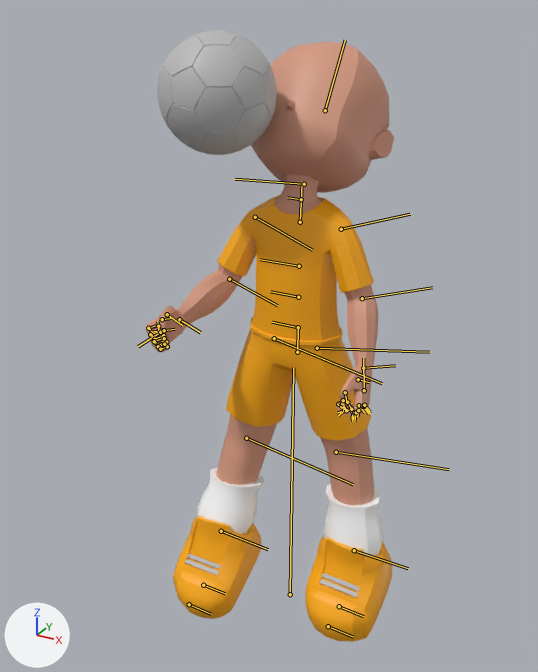
Two versions of the FBX model Assets/Art/Animations/Ombrada.fbx, one commit apart.
The view is the same before and after, from a camera (50 mm lens) standing at (0.908, -1.805, 1.868) and looking at (-0.078, -0.012, 0.971). Lighting does not change. The marker at lower left points along +X, +Y and +Z. Both versions are drawn at frame 12 of the action 'Ombrada'; the numbers are the values there. The bones that bend it are drawn over the model as lines.

The first picture shows 'Corpo_Base_MESH', 'Roupa_MESH', 'pSolid5'.
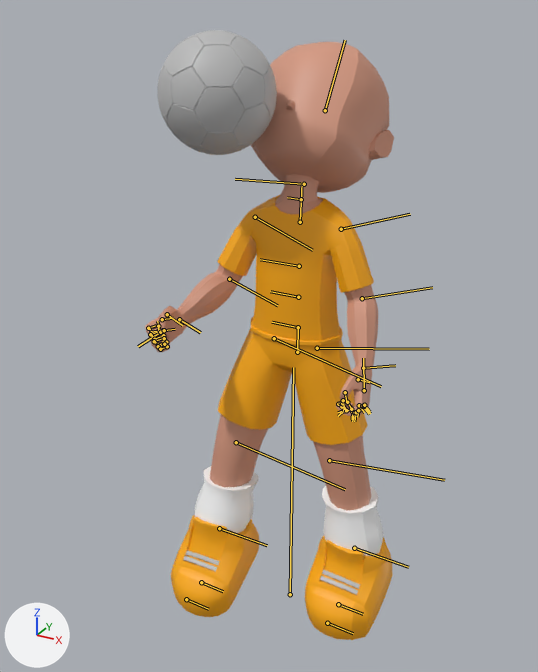
Diff of the bpy script that builds the scene:
```diff
--- a/Assets/Art/Animations/Ombrada.fbx.py
+++ b/Assets/Art/Animations/Ombrada.fbx.py
@@ bone_e_coxa_jnt @@
 bone_e_coxa_jnt = bpy.data.objects['Joint_GRP'].pose.bones['E_Coxa_JNT']  # child of 'Pelvis_JNT'
-bone_e_coxa_jnt.rotation_quaternion = (0.994, 0.038, 0.104, -0.014)  # degrees (4, 12, -1)
+bone_e_coxa_jnt.rotation_quaternion = (0.999, 0.039, 0.026, -0.006)  # degrees (4, 3, -1)
@@ bone_e_joelho_jnt @@
 bone_e_joelho_jnt = bpy.data.objects['Joint_GRP'].pose.bones['E_Joelho_JNT']  # child of 'E_Coxa_JNT'
-bone_e_joelho_jnt.rotation_quaternion = (0.99, 0.002, -0.139, 0.016)  # degrees (0, -16, 2)
+bone_e_joelho_jnt.rotation_quaternion = (1.0, 0.0, 0.015, -0.002)  # degrees (0, 2, 0)
@@ bone_e_tornozelo_jnt @@
 bone_e_tornozelo_jnt = bpy.data.objects['Joint_GRP'].pose.bones['E_Tornozelo_JNT']  # child of 'E_Joelho_JNT'
-bone_e_tornozelo_jnt.rotation_quaternion = (0.959, -0.029, 0.279, 0.04)  # degrees (-2, 33, 4)
+bone_e_tornozelo_jnt.rotation_quaternion = (0.982, -0.018, 0.187, 0.022)  # degrees (-2, 22, 2)
@@ bone_d_coxa_jnt @@
 bone_d_coxa_jnt = bpy.data.objects['Joint_GRP'].pose.bones['D_Coxa_JNT']  # child of 'Pelvis_JNT'
-bone_d_coxa_jnt.rotation_quaternion = (0.999, 0.033, 0.011, -0.011)  # degrees (4, 1, -1)
+bone_d_coxa_jnt.rotation_quaternion = (0.996, 0.034, -0.08, 0.001)  # degrees (4, -9, 0)
@@ bone_d_joelho_jnt @@
 bone_d_joelho_jnt = bpy.data.objects['Joint_GRP'].pose.bones['D_Joelho_JNT']  # child of 'D_Coxa_JNT'
-bone_d_joelho_jnt.rotation_quaternion = (0.99, 0.002, -0.139, 0.016)  # degrees (0, -16, 2)
+bone_d_joelho_jnt.rotation_quaternion = (1.0, 0.0, 0.031, -0.004)  # degrees (0, 4, 0)
@@ bone_d_tornozelo_jnt @@
 bone_d_tornozelo_jnt = bpy.data.objects['Joint_GRP'].pose.bones['D_Tornozelo_JNT']  # child of 'D_Joelho_JNT'
-bone_d_tornozelo_jnt.rotation_quaternion = (0.926, -0.039, 0.372, 0.057)  # degrees (-2, 44, 6)
+bone_d_tornozelo_jnt.rotation_quaternion = (0.961, -0.031, 0.272, 0.037)  # degrees (-3, 32, 4)
@@ bone_d_meio_pe_jnt @@
 bone_d_meio_pe_jnt = bpy.data.objects['Joint_GRP'].pose.bones['D_Meio_Pe_JNT']  # child of 'D_Tornozelo_JNT'
-bone_d_meio_pe_jnt.rotation_quaternion = (0.988, -0.007, -0.151, -0.009)  # degrees (-1, -17, -1)
+bone_d_meio_pe_jnt.rotation_quaternion = (0.981, -0.001, -0.193, -0.002)  # degrees (0, -22, 0)
```

What differs and where, as boxes [x1, y1, x2, y2] in the pictures (538 x 672 px):
'Roupa_MESH', posed: before [173, 195, 392, 642]; after [171, 195, 393, 640]
'Corpo_Base_MESH', posed: before [145, 42, 394, 505]; after [145, 42, 394, 511]
bone 'E_Coxa_JNT', root to tip: before (317, 348) to (429, 352); after (317, 348) to (429, 349)
bone 'E_Joelho_JNT', root to tip: before (336, 452) to (449, 469); after (329, 460) to (444, 480)
bone 'E_Tornozelo_JNT', root to tip: before (354, 550) to (408, 568); after (354, 548) to (408, 567)
bone 'D_Coxa_JNT', root to tip: before (274, 338) to (382, 383); after (274, 338) to (381, 386)
bone 'D_Joelho_JNT', root to tip: before (246, 438) to (353, 484); after (236, 442) to (345, 489)
bone 'D_Tornozelo_JNT', root to tip: before (221, 531) to (268, 549); after (219, 528) to (267, 545)
bone 'D_Meio_Pe_JNT', root to tip: before (203, 585) to (225, 593); after (201, 582) to (223, 591)
